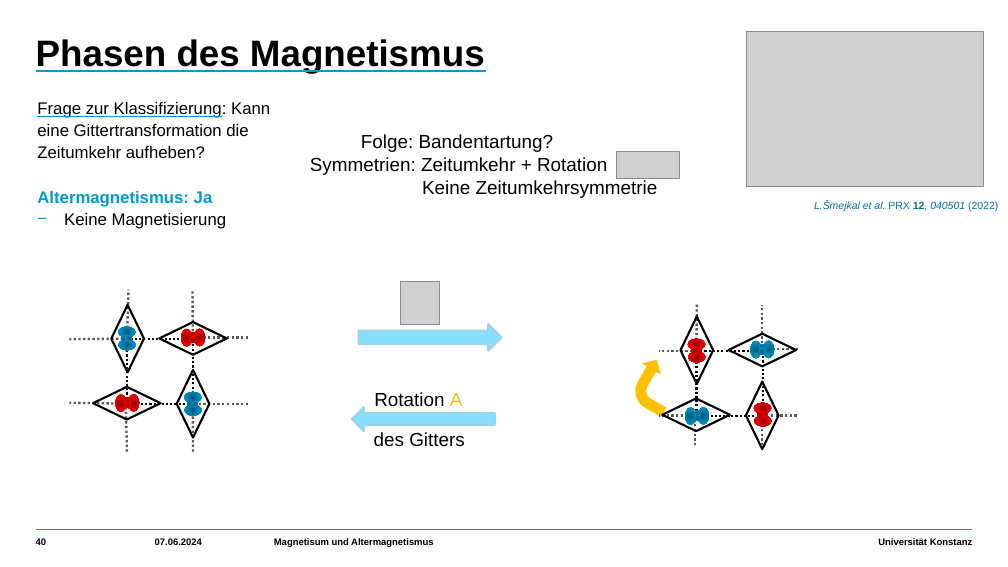
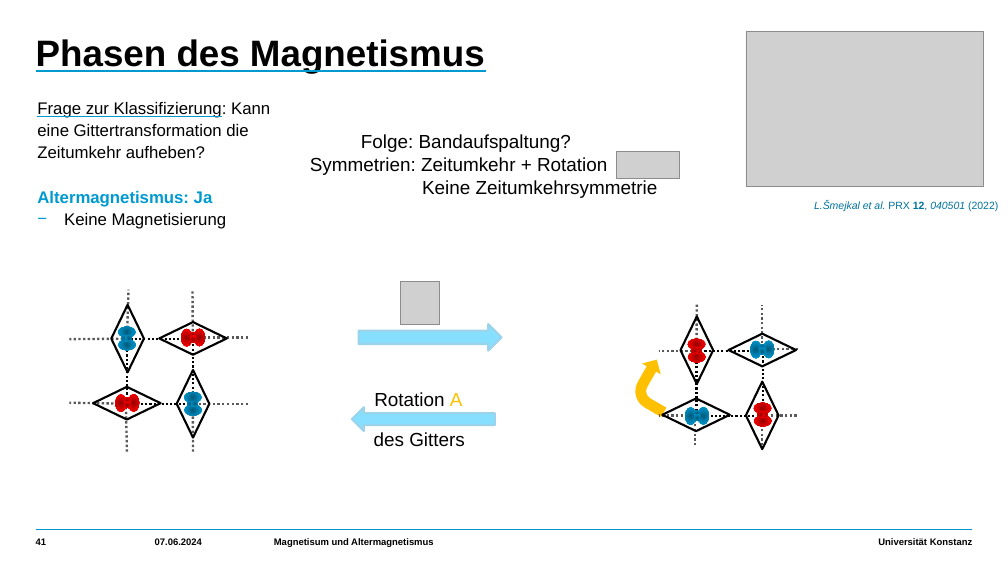
Before and after one commit to HolykingJulex/EstimateSeminar, a slide deck: slide 41 of Vortrag.pptx (slide 40 before the commit). Drawn at 1008x567 pixels with LibreOffice and Linux fonts; fonts in the diff are those of the drawing; grey boxes stand for pictures. Boxes give left, top, right and bottom in pixels: in the first picture for what was removed or moved away, otherwise in the second. Text is boxed around its words. In the diff, an @@ line names an element or a change of style, - is before the commit and + after.

```diff
--- a/Vortrag.pptx
+++ b/Vortrag.pptx
@@ text at (361,134,571,152): text changed @@
-Folge: Bandentartung?
+Folge: Bandaufspaltung?
@@ page number at (36,538,47,545): text changed @@
-40
+41
```
Also in this commit, not shown: 11 other slides changed, 1 slide added.
